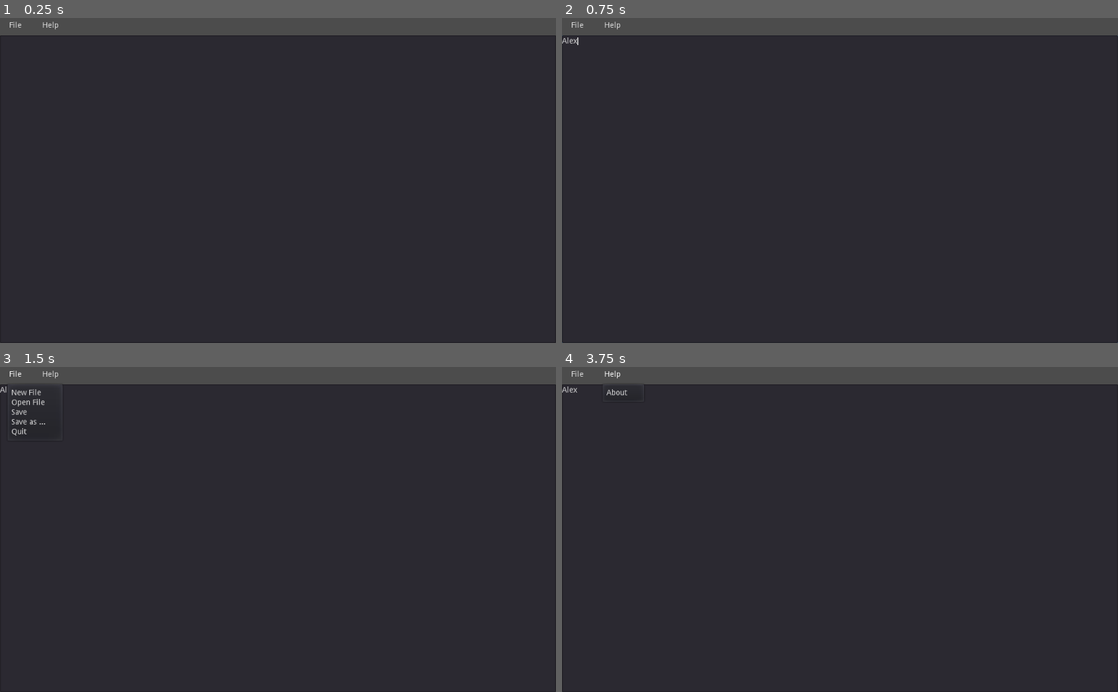
Above: before the commit, frames 1-4 (two rows, left to right).
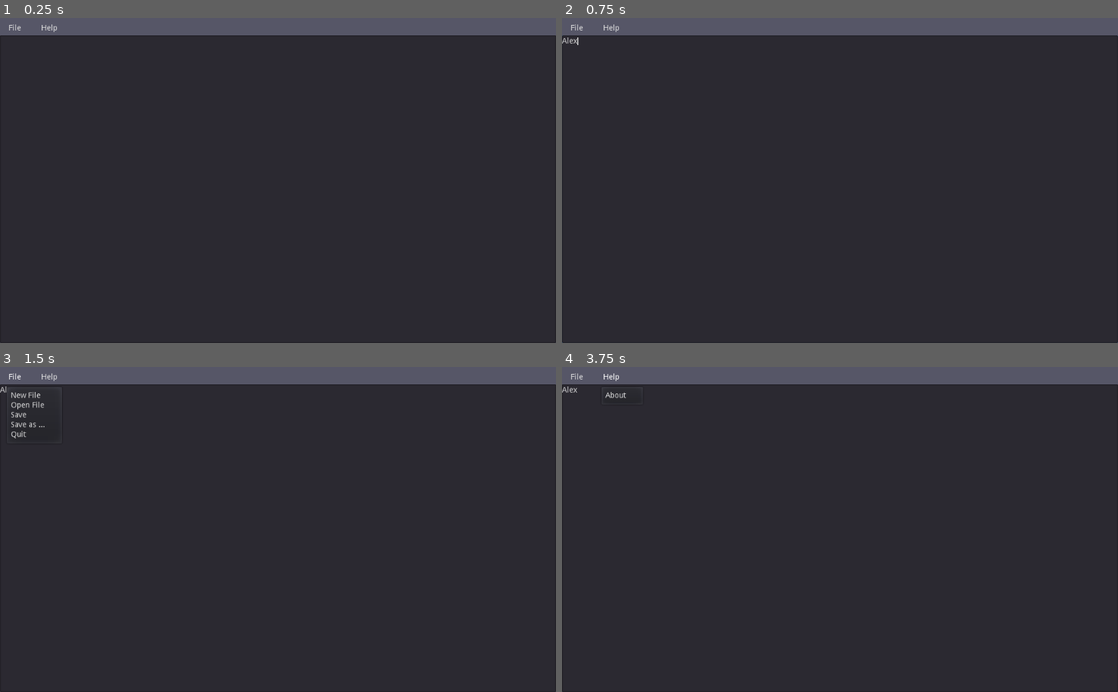
Above: after the commit, the same moments.

Repository: Valeriooooh/GDText
Game: Godot game, scene res://Main.tscn
Same seed, same stepped clock (60 frames per second), same inputs: the game is played once before the commit and once after it.
Inputs (mouse positions are in pixels of both pictures, inside the frame that each line leads up to):
- Up to frame 1 (0.25 s): no input
- Up to frame 2 (0.75 s): click (840, 190) at 0.52 s; type "Alex" at 0.6 s
- Up to frame 3 (1.5 s): click "File" at 1.25 s
- Up to frame 4 (3.75 s): click "File" at 2 s; click "File" at 2.75 s; click "Help" at 3.5 s

The runs differ from the first frame. In frame 1, 5.3% of the frame differs, in the area x 0-100%, y 0-6%; in frame 2, 5.3%; in frame 3, 5.7%, in the area x 0-100%, y 0-23%; in frame 4, 5.4%.

Commit message:
background update

Diff:
--- a/GDText/Main.tscn
+++ b/GDText/Main.tscn
@@ -7,6 +7,14 @@
 anchor_bottom = 1.0
 rect_min_size = Vector2( 50, 50 )
 script = ExtResource( 1 )
+__meta__ = {
+"_edit_use_anchors_": false
+}
+
+[node name="ColorRect" type="ColorRect" parent="."]
+anchor_right = 1.0
+anchor_bottom = 1.0
+color = Color( 0.341176, 0.341176, 0.407843, 1 )
 
 [node name="TextEdit" type="TextEdit" parent="."]
 anchor_right = 1.0
@@ -50,9 +58,10 @@
 }
 
 [node name="FileMenu" type="MenuButton" parent="."]
-margin_left = 10.9751
-margin_right = 65.9751
-margin_bottom = 29.0
+margin_left = 9.9751
+margin_top = 5.0
+margin_right = 64.9751
+margin_bottom = 34.0
 text = "File"
 align = 0
 switch_on_hover = true
@@ -61,9 +70,10 @@
 }
 
 [node name="HelpMenu" type="MenuButton" parent="."]
-margin_left = 72.0
-margin_right = 123.0
-margin_bottom = 29.0
+margin_left = 70.0
+margin_top = 5.0
+margin_right = 121.0
+margin_bottom = 34.0
 text = "Help"
 align = 0
 switch_on_hover = true
